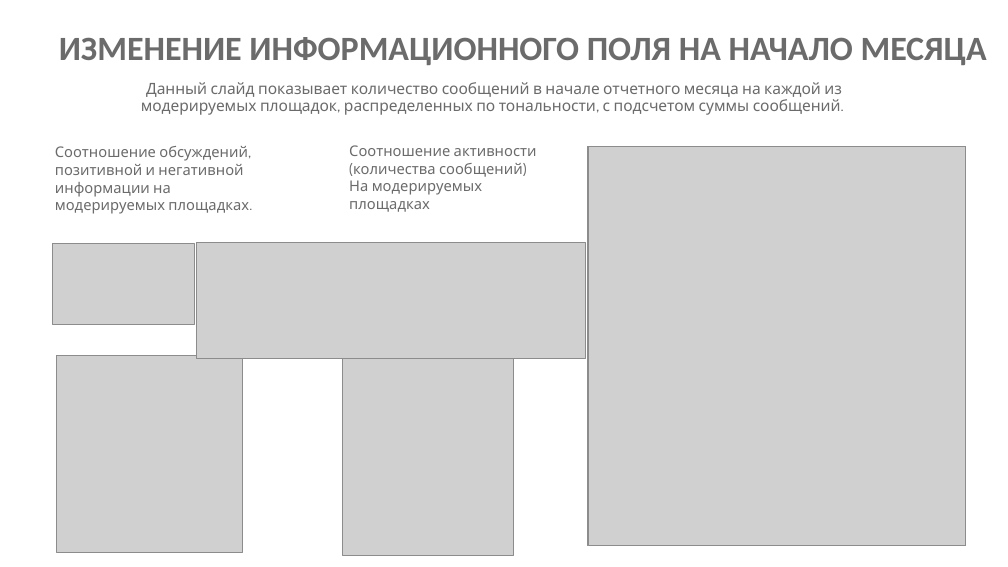
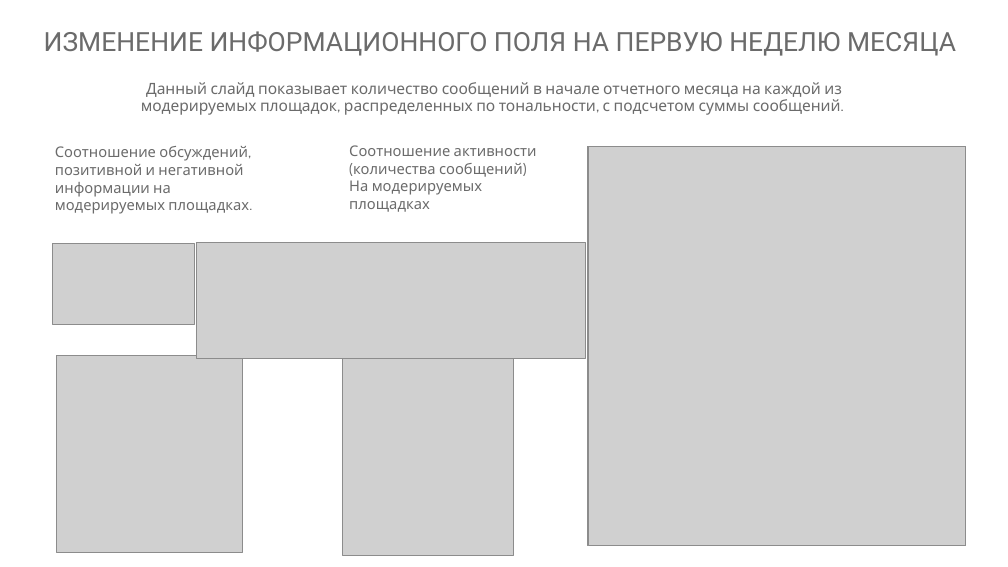
Before and after one commit to inversia/inversia.github.io, a slide deck: slide 7 of presentati/Пример месячного отчёта.pptx. Drawn at 1008x567 pixels with LibreOffice and Linux fonts; fonts in the diff are those of the drawing; grey boxes stand for pictures. Boxes give left, top, right and bottom in pixels: in the first picture for what was removed or moved away, otherwise in the second. Text is boxed around its words. In the diff, an @@ line names an element or a change of style, - is before the commit and + after.

```diff
--- a/presentati/Пример месячного отчёта.pptx
+++ b/presentati/Пример месячного отчёта.pptx
@@ title at [44, 31, 956, 56]: text changed; size 32.4 to 25.2 pt; font Calibri to Roboto; bold off @@
-ИЗМЕНЕНИЕ ИНФОРМАЦИОННОГО ПОЛЯ НА НАЧАЛО МЕСЯЦА
+ИЗМЕНЕНИЕ ИНФОРМАЦИОННОГО ПОЛЯ НА ПЕРВУЮ НЕДЕЛЮ МЕСЯЦА
```
Also in this commit, not shown: 16 other slides changed, 2 other files.
